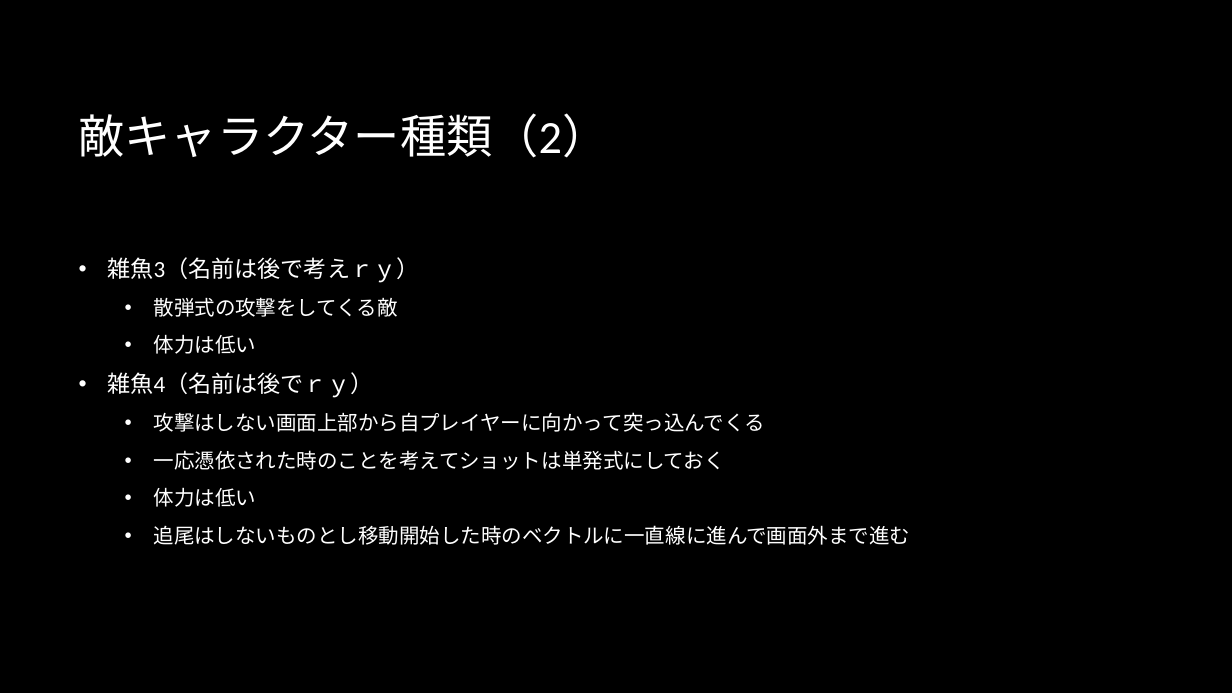
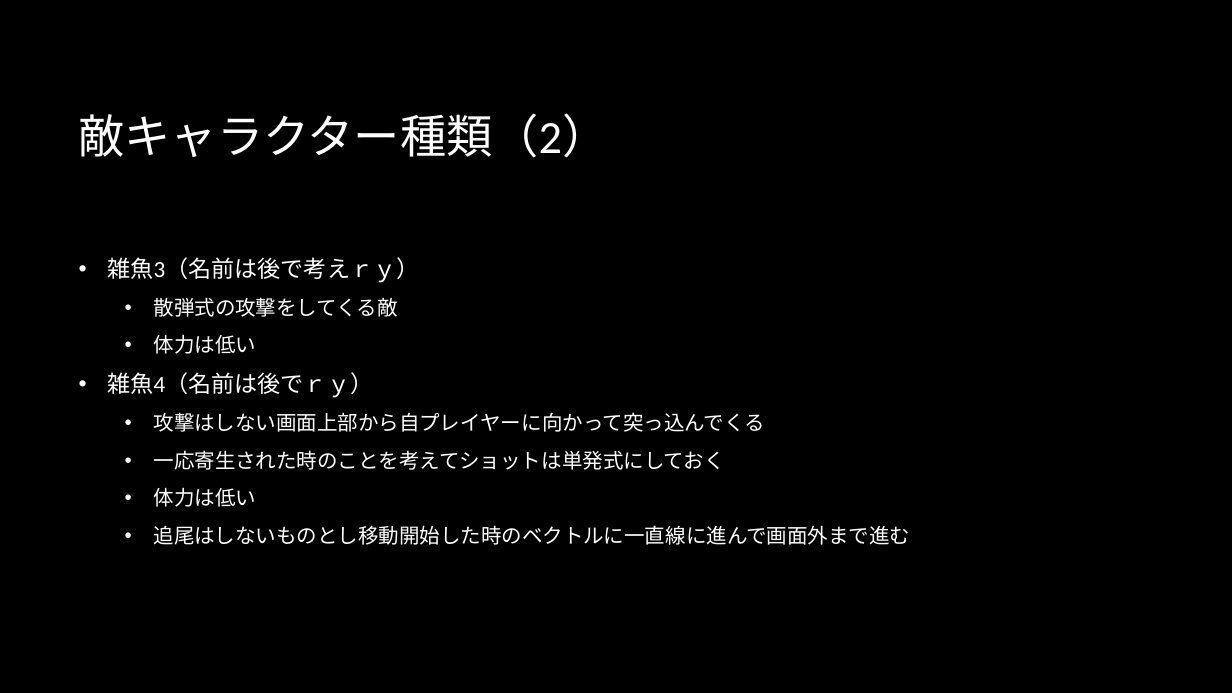
Before and after one commit to MusubiKamishiro/ParasitismShooting, a slide deck: slide 12 of Mint/企画担当部門/憑依型シューティングゲーム.pptx. Drawn at 1232x693 pixels with LibreOffice and Linux fonts; fonts in the diff are those of the drawing; background and template pictures are left out. Boxes give left, top, right and bottom in pixels: in the first picture for what was removed or moved away, otherwise in the second. Text is boxed around its words. In the diff, an @@ line names an element or a change of style, - is before the commit and + after.

```diff
--- a/Mint/企画担当部門/憑依型シューティングゲーム.pptx
+++ b/Mint/企画担当部門/憑依型シューティングゲーム.pptx
@@ text at bbox=[154, 450, 725, 470]: text changed @@
-  • 一応憑依された時のことを考えてショットは単発式にしておく
+  • 一応寄生された時のことを考えてショットは単発式にしておく
```
Also in this commit, not shown: 8 other slides changed, 15 other files.
